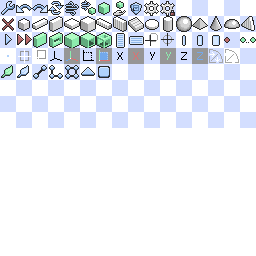
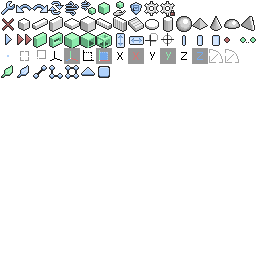
Comparing the layer stacks of the two 256 × 256 images. Changes:
hid "icons.png copy" over [241, 16, 255, 31]
painted on "icons.png" over [117, 34, 143, 46]
hid "Layer" over [0, 0, 256, 128]
